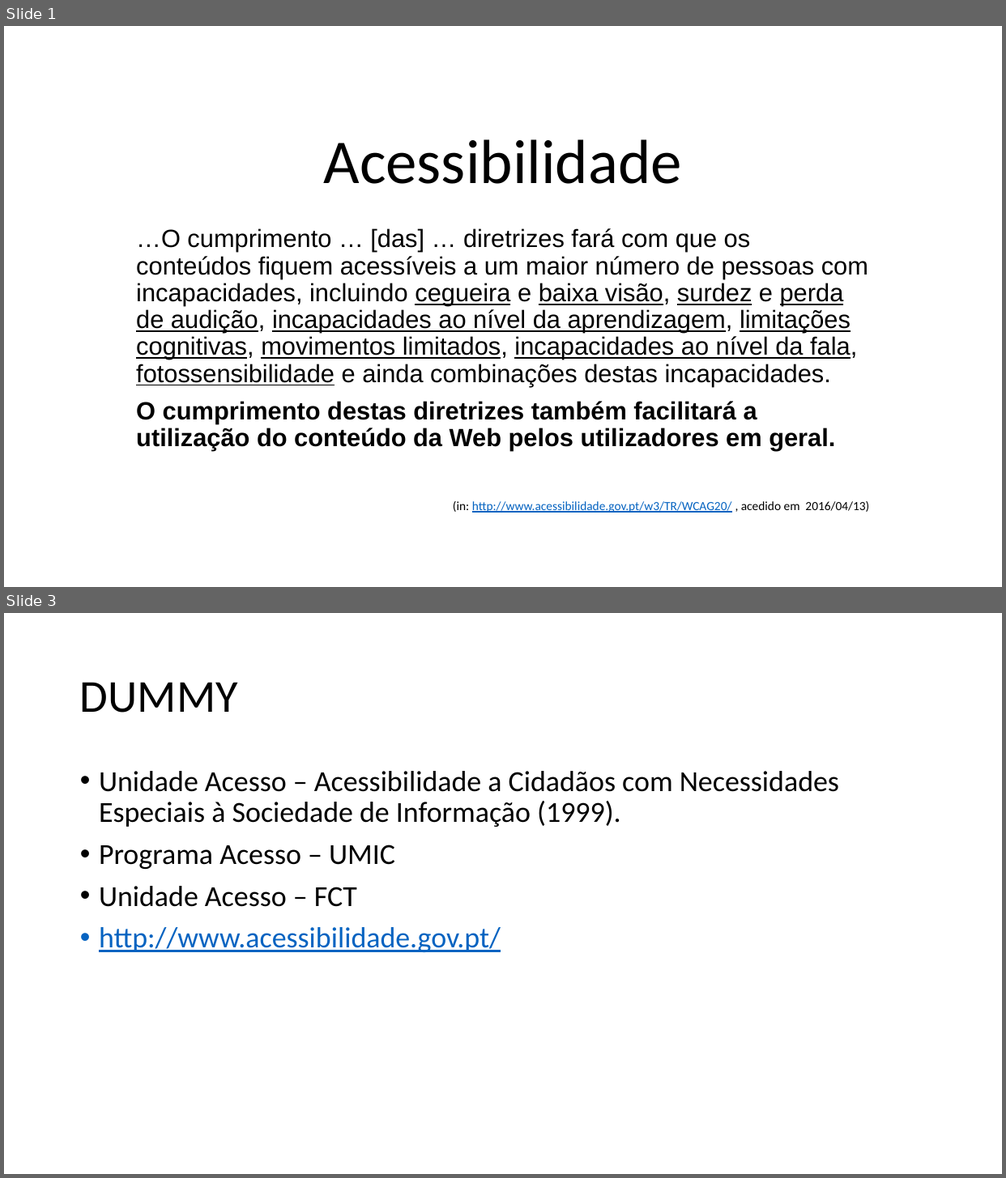
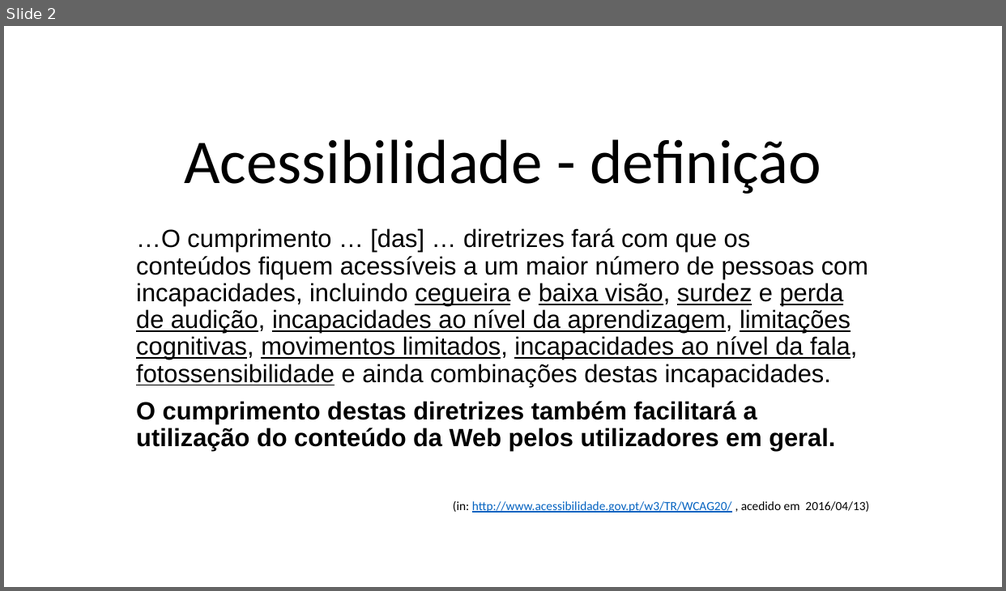
Before and after one commit to aborba/tertulias-nodejs, a slide deck: docs/Accessibility a22908.pptx. Shown one above the other, each under a label of ours: slides 1 and 3 before the commit, slide 2 after it; the slides between them are not shown. The pictures are 1006x1178 and 1006x591 pixels, drawn with LibreOffice and Linux fonts; fonts in the diff are those of the drawing. Boxes give left, top, right and bottom in pixels: in the first picture for what was removed or moved away, otherwise in the second. Text is boxed around its words. In the diff, an @@ line names an element or a change of style, - is before the commit and + after.

```diff
--- a/docs/Accessibility a22908.pptx
+++ b/docs/Accessibility a22908.pptx
@@ slide 3 removed at <box>4,613,1002,1174</box>, background #FFFFFF @@
@@ title removed at <box>80,682,238,713</box> @@
-DUMMY
@@ text removed at <box>99,771,839,952</box> @@
-• Unidade Acesso – Acessibilidade a Cidadãos com Necessidades Especiais à Sociedade de Informação (1999).
-• Programa Acesso – UMIC
-• Unidade Acesso – FCT
-• http://www.acessibilidade.gov.pt/
@@ what was slide 1 is now slide 2 @@
@@ slide 2 changed as well @@
@@ title at <box>184,139,821,194</box>: text changed @@
-Acessibilidade
+Acessibilidade - definição
```
Also in this commit, not shown: 3 other slides changed, 4 slides added, 2 other slides removed, 1 other file.
